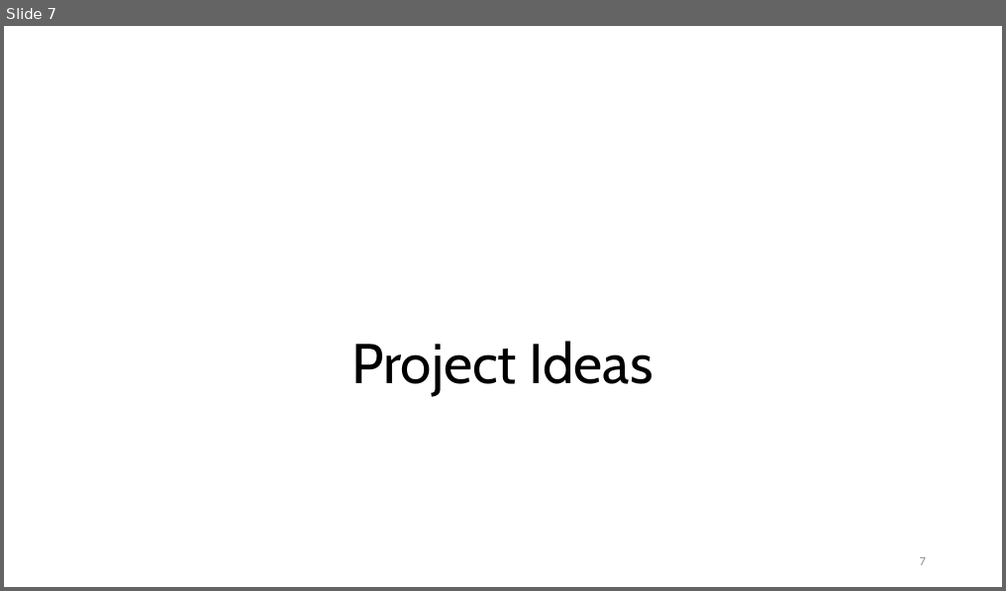
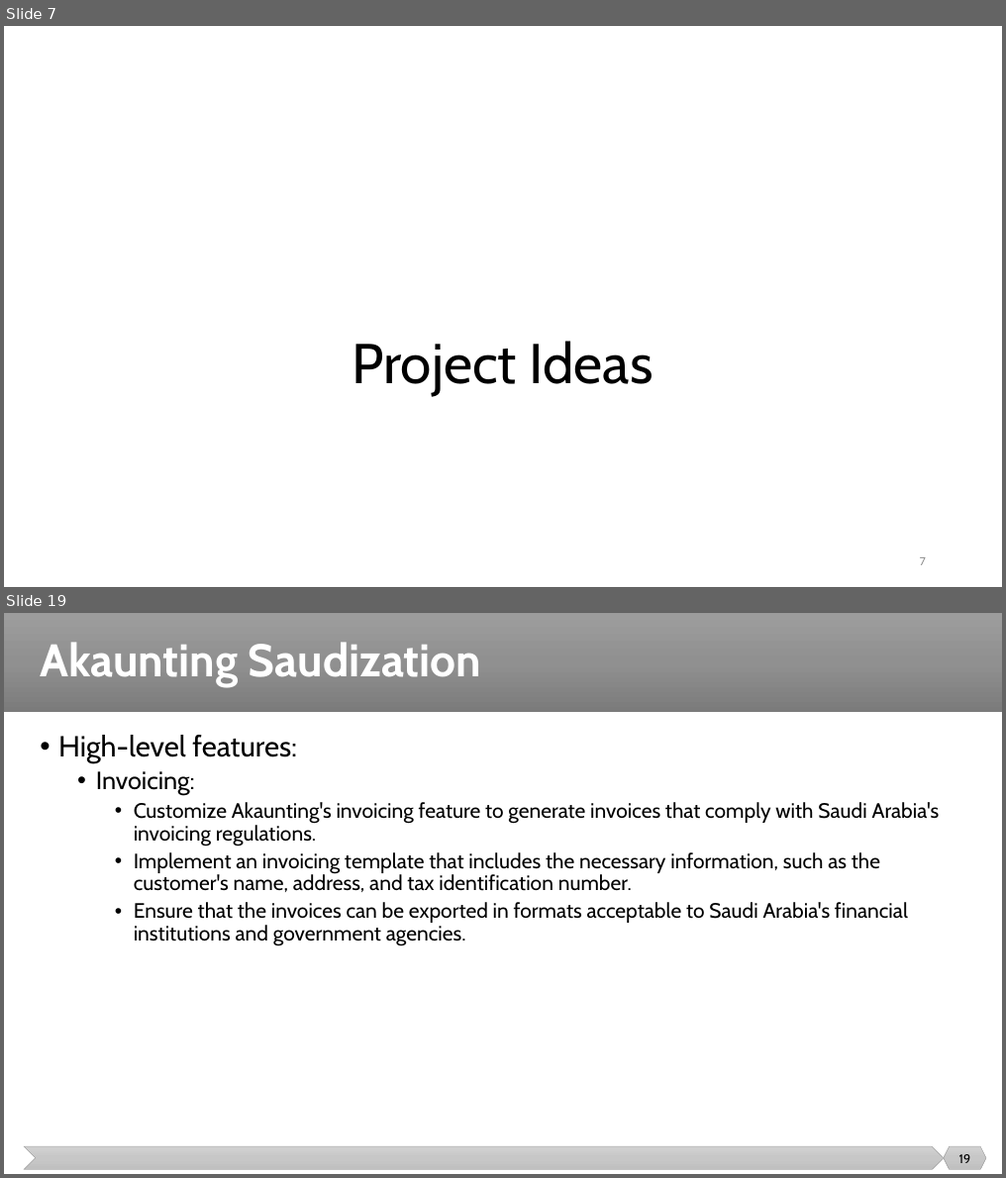
Before and after one commit to malenezi/malenezi, a slide deck: SE499/Lectures/2/Projects.pptx. Shown one above the other, each under a label of ours: slide 7 before the commit, slides 7 and 19 after it; the slides between them are not shown. The pictures are 1006x591 and 1006x1178 pixels, drawn with LibreOffice and Linux fonts; fonts in the diff are those of the drawing. Boxes give left, top, right and bottom in pixels: in the first picture for what was removed or moved away, otherwise in the second. Text is boxed around its words. In the diff, an @@ line names an element or a change of style, - is before the commit and + after.

```diff
--- a/SE499/Lectures/2/Projects.pptx
+++ b/SE499/Lectures/2/Projects.pptx
@@ slide 19 added at [4,613,1002,1174], background #FFFFFF @@
@@ rectangle added at [4,613,1002,712], fill gradient #9D9D9D to #909090 to #7C7C7C @@
@@ title added at [40,642,481,687], 44 pt, text #FFFFFF, bold @@
+Akaunting Saudization
@@ text added at [58,735,940,947], 20 pt, text #000000 @@
+• High-level features:
+  • Invoicing:
+    • Customize Akaunting's invoicing feature to generate invoices that comply with Saudi Arabia's invoicing regulations.
+    • Implement an invoicing template that includes the necessary information, such as the customer's name, address, and tax identification number.
+    • Ensure that the invoices can be exported in formats acceptable to Saudi Arabia's financial institutions and government agencies.
@@ chevron added at [24,1147,944,1170], fill gradient #D2D2D2 to #C8C8C8 to #C0C0C0, outline #A5A5A5 0.5 pt @@
@@ hexagon added at [944,1147,986,1170], fill gradient #D2D2D2 to #C8C8C8 to #C0C0C0, outline #A5A5A5 0.5 pt @@
@@ page number added at [959,1155,971,1163], 12 pt, text #000000 @@
+19
```
Also in this commit, not shown: 10 slides changed, 13 other slides added, 6 slides removed.
